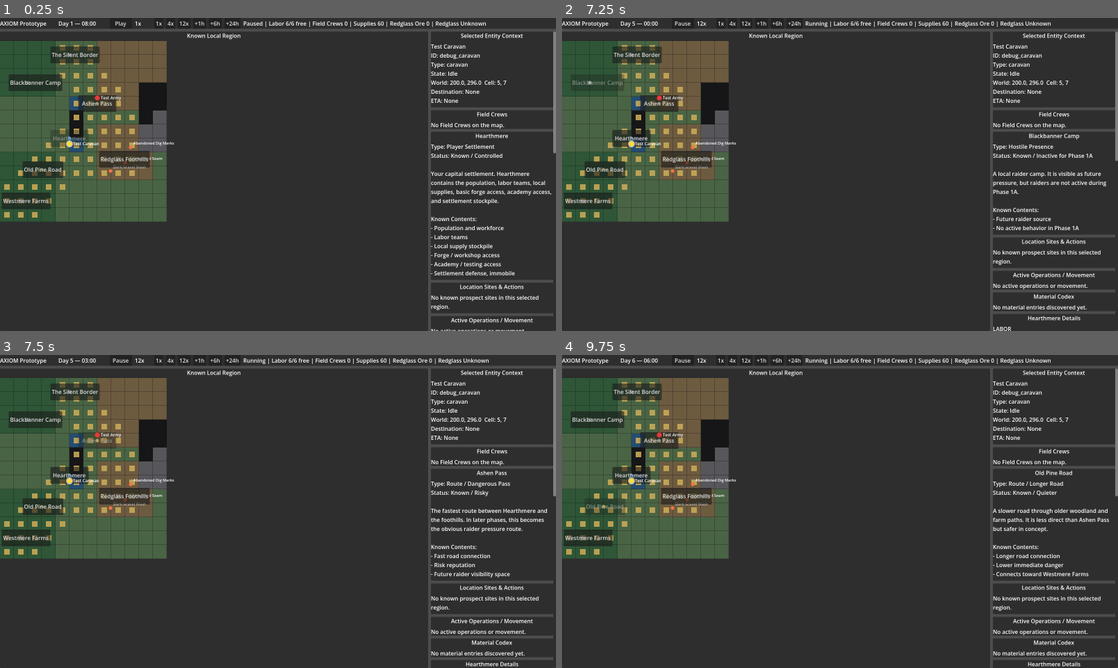
Above: before the commit, frames 1-4 (two rows, left to right).
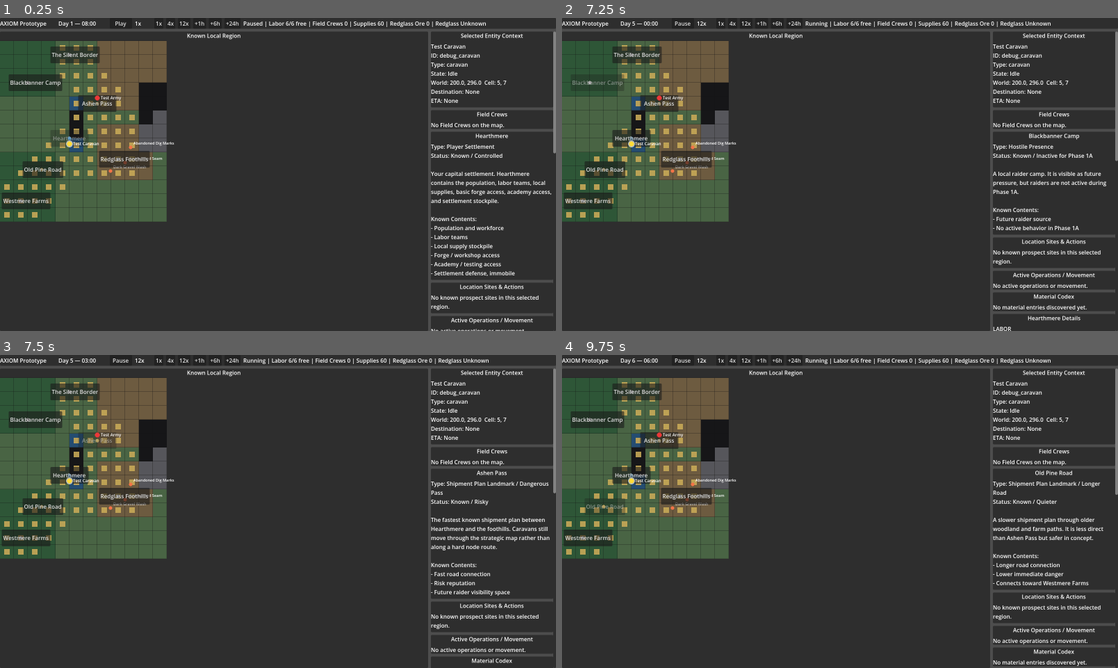
Above: after the commit, the same moments.

Repository: r3xj/axiom-prototype
Game: Godot game, scene res://scenes/Main.tscn
The game is run twice, just before and just after one commit, with the same random seed, the same clock (stepped at 60 frames per second) and the same inputs.
Inputs:
- Up to frame 1 (0.25 s): no input
- Up to frame 2 (7.25 s): click "Play" at 0.5 s; click "1x" at 1.25 s; click "4x" at 2 s; click "12x" at 2.75 s; click "+1h" at 3.5 s; click "+6h" at 4.25 s; click "+24h" at 5 s; click "The Silent Border" at 5.75 s; click "Blackbanner Camp" at 6.5 s
- Up to frame 3 (7.5 s): click "Ashen Pass" at 7.25 s
- Up to frame 4 (9.75 s): click "Hearthmere" at 8 s; click "Redglass Foothills" at 8.75 s; click "Old Pine Road" at 9.5 s

Frames 1-2 are identical in both runs. In frame 3, 3.6% of the frame differs, in the area x 77-100%, y 40-100%; in frame 4, 3.9%.

Commit message:
Clarify shipment plan scaffolding

Diff:
--- a/scripts/Main.gd
+++ b/scripts/Main.gd
@@ -751,13 +751,13 @@
 			)
 
 			var btn_ashen := Button.new()
-			btn_ashen.text = "Ship Supplies: Ashen Pass"
+			btn_ashen.text = "Ship Supplies: Ashen Plan"
 			btn_ashen.disabled = not can_dispatch
 			btn_ashen.pressed.connect(LogisticsSystem.start_shipment.bind("hearthmere", prospect_id, "ashen_pass", {"supplies": LogisticsSystem.SHIPMENT_SUPPLY_AMOUNT}))
 			prospect_buttons_box.add_child(btn_ashen)
 
 			var btn_pine := Button.new()
-			btn_pine.text = "Ship Supplies: Old Pine Road"
+			btn_pine.text = "Ship Supplies: Old Pine Plan"
 			btn_pine.disabled = not can_dispatch
 			btn_pine.pressed.connect(LogisticsSystem.start_shipment.bind("hearthmere", prospect_id, "old_pine_road", {"supplies": LogisticsSystem.SHIPMENT_SUPPLY_AMOUNT}))
 			prospect_buttons_box.add_child(btn_pine)
@@ -772,7 +772,7 @@
 				var ore_display: String = CodexSystem.get_display_name(produces)
 
 				var btn_ore_ashen := Button.new()
-				btn_ore_ashen.text = "Ship %s: Ashen Pass" % ore_display
+				btn_ore_ashen.text = "Ship %s: Ashen Plan" % ore_display
 				btn_ore_ashen.disabled = not can_ship_ore
 				var ore_cargo_a: Dictionary = {}
 				ore_cargo_a[produces] = LogisticsSystem.SHIPMENT_ORE_AMOUNT
@@ -780,7 +780,7 @@
 				prospect_buttons_box.add_child(btn_ore_ashen)
 
 				var btn_ore_pine := Button.new()
-				btn_ore_pine.text = "Ship %s: Old Pine Road" % ore_display
+				btn_ore_pine.text = "Ship %s: Old Pine Plan" % ore_display
 				btn_ore_pine.disabled = not can_ship_ore
 				var ore_cargo_p: Dictionary = {}
 				ore_cargo_p[produces] = LogisticsSystem.SHIPMENT_ORE_AMOUNT
@@ -1053,9 +1053,9 @@
 	var remaining_hours: int = _get_shipment_remaining_hours(shipment)
 	var status_text: String = "In transit"
 	if not bool(shipment.get("uses_strategic_entity", false)):
-		status_text = "In transit by route timer"
-
-	return "%s Caravan: %s -> %s via %s, %s, ETA ~%s" % [
+		status_text = "Compatibility timer fallback"
+
+	return "%s Caravan: %s -> %s, Plan: %s, %s, ETA ~%s" % [
 		cargo_summary,
 		source_name,
 		destination_name,
--- a/scripts/autoload/logistics_system.gd
+++ b/scripts/autoload/logistics_system.gd
@@ -2,6 +2,9 @@
 
 signal state_changed
 
+# Phase 1B compatibility: these are shipment plan options shown to the player,
+# not hard movement rails. Strategic caravan pathing is authoritative whenever
+# a caravan path can be assigned; travel_hours remains only as timer fallback.
 const ROUTES: Dictionary = {
 	"ashen_pass": {
 		"name": "Ashen Pass",
@@ -84,6 +87,7 @@
 	var source_position: Vector2 = _get_world_position_for_location(source_id)
 	var destination_position: Vector2 = _get_world_position_for_location(destination_id)
 	StrategicMap.create_entity(entity_id, "Shipment Caravan", "caravan", source_position)
+	# Compatibility fallback ETA if the strategic caravan cannot path.
 	var total_hours: int = int(route["travel_hours"])
 	var path_assigned: bool = StrategicMap.command_entity_to_world_position(entity_id, destination_position)
 	var path_debug: Dictionary = StrategicMap.get_path_debug_summary(entity_id, destination_position)
@@ -94,6 +98,8 @@
 			"shipment_id": shipment_id,
 			"source_id": source_id,
 			"destination_id": destination_id,
+			"shipment_plan_id": route_id,
+			"shipment_plan_name": str(route["name"]),
 		})
 	else:
 		StrategicMap.remove_entity(entity_id)
@@ -123,7 +129,7 @@
 
 	active_shipments.append(shipment)
 
-	EventBus.add_event("Shipment dispatched: %s via %s." % [shipment["title"], route["name"]])
+	EventBus.add_event("Shipment dispatched: %s using %s plan." % [shipment["title"], route["name"]])
 	emit_signal("state_changed")
 
 func _advance_shipments_for_one_hour() -> void:
--- a/scripts/scenario_data.gd
+++ b/scripts/scenario_data.gd
@@ -165,34 +165,34 @@
 	},
 	"ashen_pass": {
 		"name": "Ashen Pass",
-		"type": "Route / Dangerous Pass",
+		"type": "Shipment Plan Landmark / Dangerous Pass",
 		"status": "Known / Risky",
-		"description": "The fastest route between Hearthmere and the foothills. In later phases, this becomes the obvious raider pressure route.",
-		"phase_1a_role": "Fast route option for shipments once logistics are implemented.",
+		"description": "The fastest known shipment plan between Hearthmere and the foothills. Caravans still move through the strategic map rather than along a hard node route.",
+		"phase_1a_role": "Fast shipment plan option.",
 		"known_contents": [
 			"Fast road connection",
 			"Risk reputation",
 			"Future raider visibility space",
 		],
 		"available_actions": [
-			"Inspect route",
-			"Use as fast shipment route later",
+			"Inspect shipment plan landmark",
+			"Use as fast shipment plan later",
 		],
 	},
 	"old_pine_road": {
 		"name": "Old Pine Road",
-		"type": "Route / Longer Road",
+		"type": "Shipment Plan Landmark / Longer Road",
 		"status": "Known / Quieter",
-		"description": "A slower road through older woodland and farm paths. It is less direct than Ashen Pass but safer in concept.",
-		"phase_1a_role": "Slow route option for shipments once logistics are implemented.",
+		"description": "A slower shipment plan through older woodland and farm paths. It is less direct than Ashen Pass but safer in concept.",
+		"phase_1a_role": "Slow shipment plan option.",
 		"known_contents": [
 			"Longer road connection",
 			"Lower immediate danger",
 			"Connects toward Westmere Farms",
 		],
 		"available_actions": [
-			"Inspect route",
-			"Use as slow shipment route later",
+			"Inspect shipment plan landmark",
+			"Use as slow shipment plan later",
 		],
 	},
 	"westmere_farms": {
